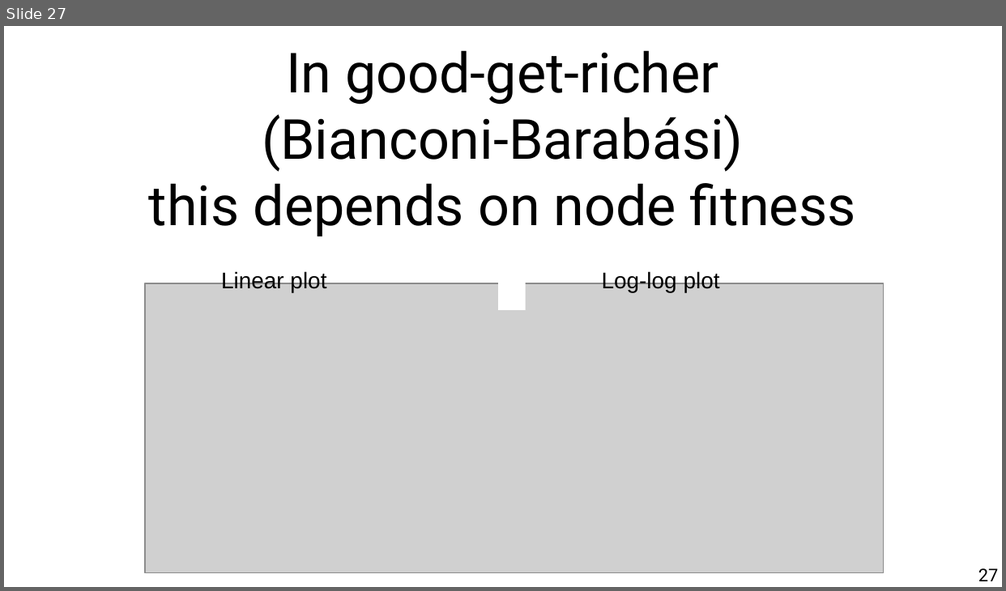
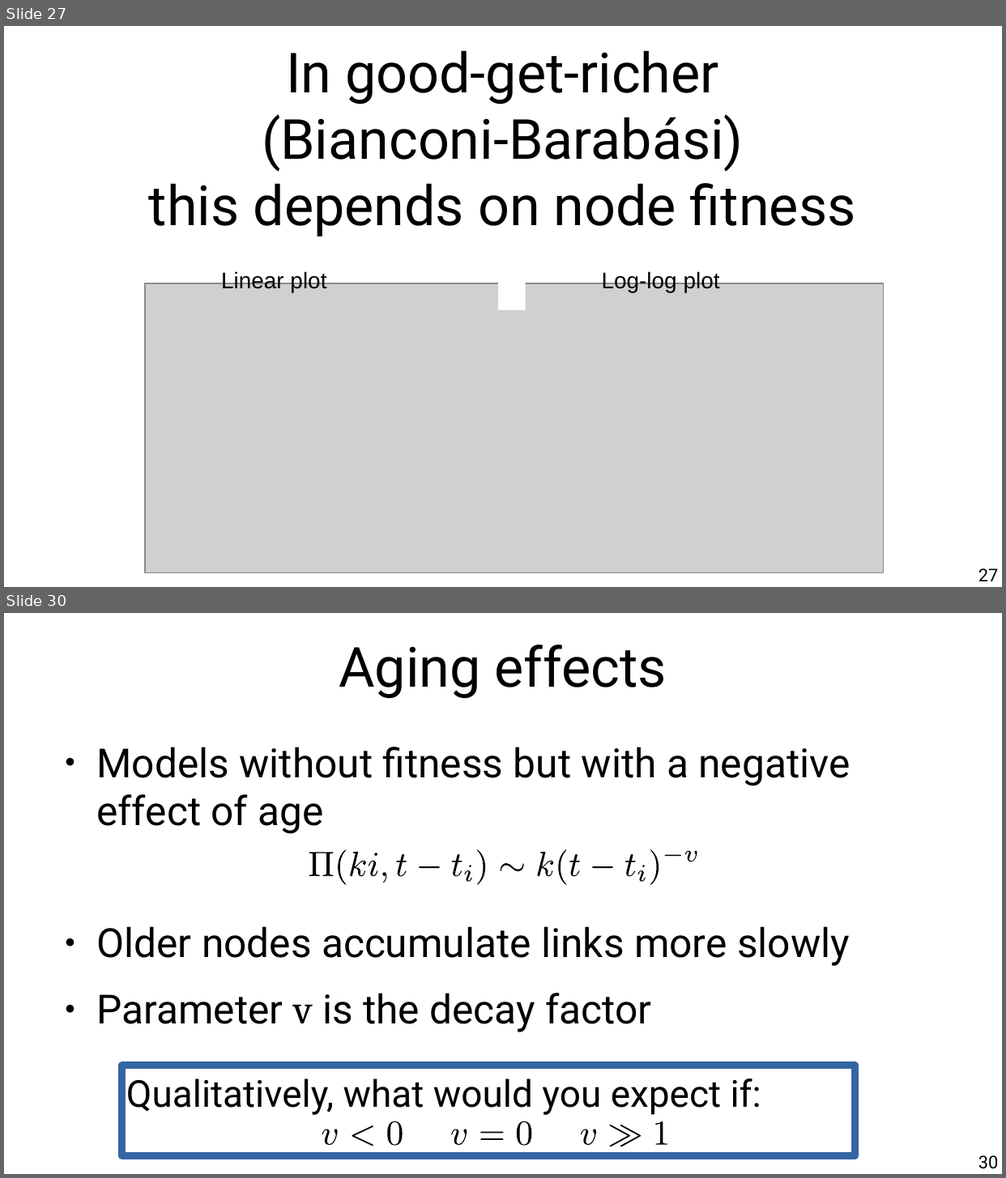
Before and after one commit to chatox/networks-science-course, a slide deck: theory/tt06_other_growth_models.odp. Shown one above the other, each under a label of ours: slide 27 before the commit, slides 27 and 30 after it; the slides between them are not shown. The pictures are 1006x591 and 1006x1178 pixels, drawn with LibreOffice and Linux fonts; fonts in the diff are those of the drawing; grey boxes stand for pictures. Boxes give left, top, right and bottom in pixels: in the first picture for what was removed or moved away, otherwise in the second. Text is boxed around its words. In the diff, an @@ line names an element or a change of style, - is before the commit and + after.

```diff
--- a/theory/tt06_other_growth_models.odp
+++ b/theory/tt06_other_growth_models.odp
@@ slide 30 added at bbox=[4, 613, 1002, 1174], background #FFFFFF @@
@@ title added at bbox=[339, 645, 667, 699], 44 pt, text #000000 @@
+Aging effects
@@ text added at bbox=[96, 747, 850, 1033], 32 pt, text #000000 @@
+● Models without fitness but with a negative effect of age
+● Older nodes accumulate links more slowly
+● Parameter v is the decay factor
@@ group added at bbox=[309, 850, 697, 886]: 20 freeform shapes @@
@@ text added at bbox=[121, 1066, 855, 1157], outline #3465A4 5.75 pt, 29.6 pt, text #000000 @@
+Qualitatively, what would you expect if:
@@ group added at bbox=[321, 1122, 671, 1148]: 10 freeform shapes @@
@@ page number added at bbox=[978, 1156, 998, 1169], 14 pt, text #000000 @@
+30
```
Also in this commit, not shown: 9 slides changed, 3 other slides added, 1 slide removed, 1 other file.
